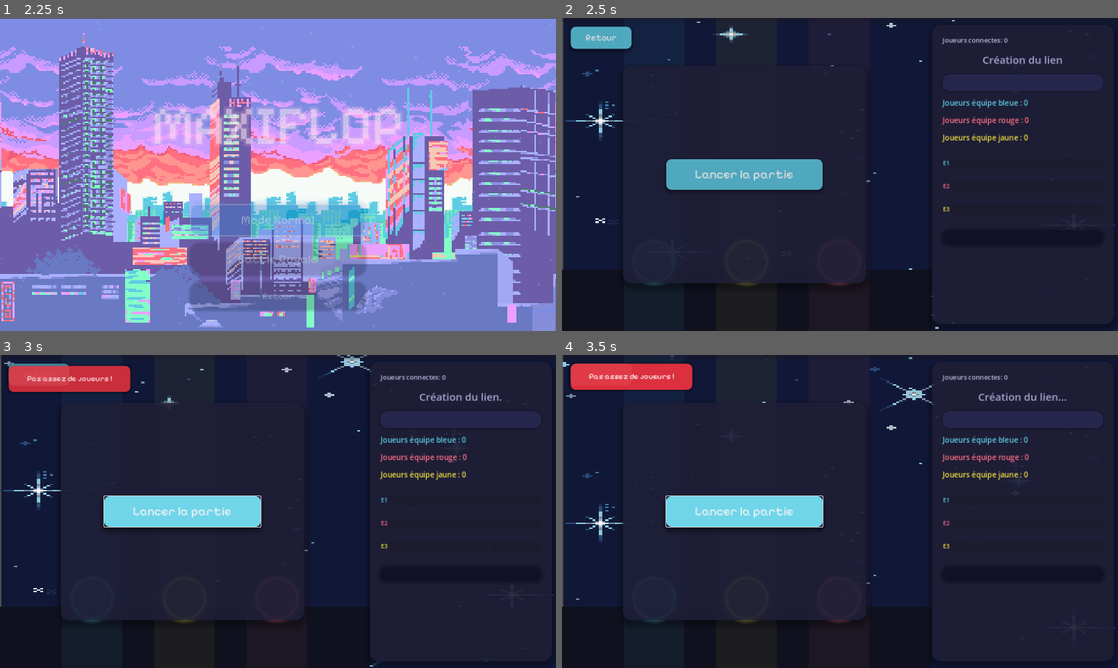
Above: before the commit, frames 1-4 (two rows, left to right).
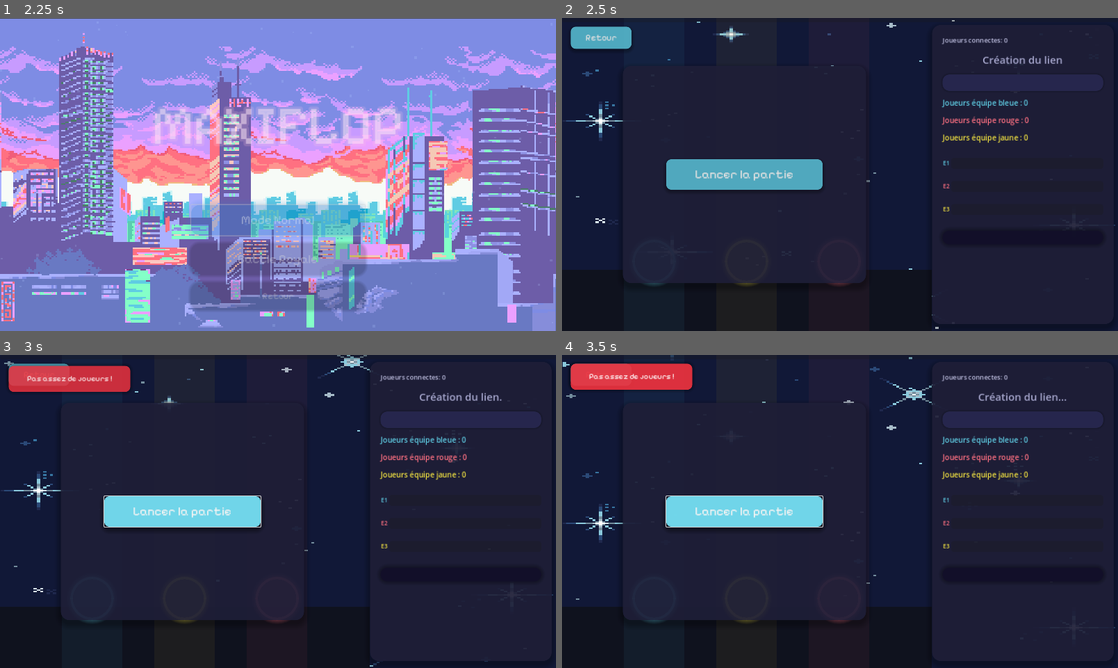
Above: after the commit, the same moments.

Repository: Maxx-bl/maxiflop
Game: Godot game, scene res://scenes/MainMenu.tscn
Two runs of this game, one before a commit and one after it. Both use one fixed random seed, a clock stepped at 60 frames per second and the inputs below. Sound files missing from this copy of the repository are replaced by a short silence.
Inputs:
- Up to frame 1 (2.25 s): tap Enter at 0.5 s; click "Jouer" at 1.25 s; click "Mode Normal" at 2 s
- Up to frame 2 (2.5 s): no input
- Up to frame 3 (3 s): click "Lancer la partie" at 2.75 s
- Up to frame 4 (3.5 s): no input

Frame 1 is identical in both runs. In frame 2, 0.2% of the frame differs, in the area x 0-1%, y 0-81%; in frame 3, 0.2%; in frame 4, 0.2%.

Commit message:
reglage des fonds

Diff:
--- a/maxiflop-src/scenes/GameScreen.tscn
+++ b/maxiflop-src/scenes/GameScreen.tscn
@@ -532,8 +532,8 @@
 
 [node name="SpriteBack" type="Sprite2D" parent="Game_screen/CoucheBack"]
 texture_filter = 1
-position = Vector2(754, 362.5)
-scale = Vector2(7.51, 3.605)
+position = Vector2(752, 362.5)
+scale = Vector2(7.53, 3.605)
 texture = ExtResource("7_4j5qn")
 
 [node name="CoucheStars" type="ParallaxLayer" parent="Game_screen"]
